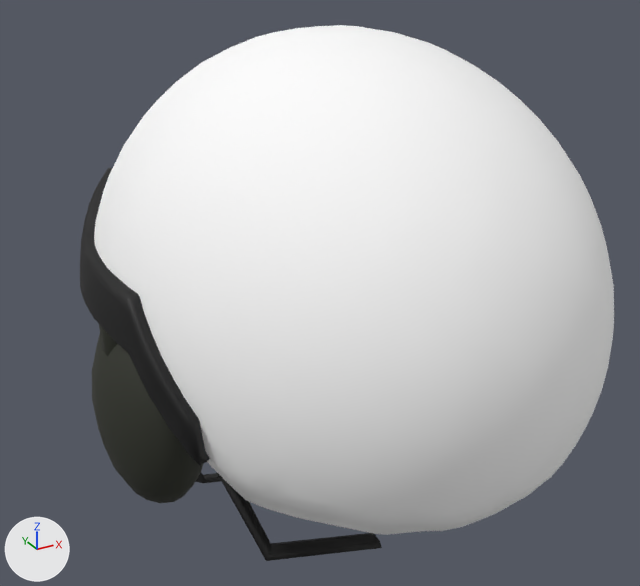
An edit to the glTF model assets/characters/infantry/parts/helmet_covered.glb, drawn before and after from the same camera.
Before and after are seen from a 50 mm camera at (-0.193, -0.344, 0.187) aimed at (0.013, 0.032, -0.001). Arrows for +X, +Y and +Z are at lower left; the lights stay in place. The older version comes first. Objects named as collision shapes, trigger or cutter boxes, shadow casters or lower levels of detail are left out. Vertices at exactly the same position are counted once.

In view in the first picture: 'helmet_covered_LOD0'.
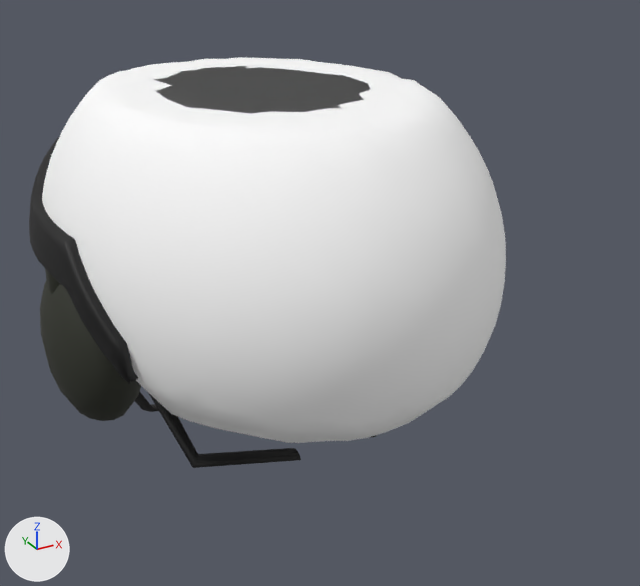
What the commit changed:
me_helmet_covered_lod0 is used by ob_helmet_covered_lod0; location (0.0, 0.0, 0.0).
me_helmet_covered_lod0 had 2818 vertices, 5571 faces and spanned x -0.117..0.117, y -0.145..0.132, z -0.143..0.139.
me_helmet_covered_lod0 now has 2818 vertices, 5571 faces and spans x -0.122..0.122, y -0.076..0.222, z -0.139..0.101.
me_helmet_covered_lod0 part 1: the loose piece of 258 vertices spanning x -0.116..-0.072, y -0.078..0.076, z -0.008..0.07 is scaled about its middle by (1.04, 1.08, 0.97), then moved by (-0.004, 0.08, -0.001).
me_helmet_covered_lod0 part 2: the loose piece of 24 vertices spanning x -0.098..-0.01, y -0.003..0.081, z -0.136..0.023 is scaled about its middle by (1.04, 1.08, 0.97), then moved by (-0.002, 0.083, 0.001).
me_helmet_covered_lod0 part 3: the loose piece of 18 vertices spanning x -0.098..-0.019, y -0.085..-0.027, z -0.072..0.016 is scaled about its middle by (1.04, 1.08, 0.97), then moved by (-0.002, 0.076, 0.0).
me_helmet_covered_lod0 part 4: the loose piece of 146 vertices spanning x -0.117..-0.069, y -0.042..0.038, z -0.068..0.028 is scaled about its middle by (1.04, 1.08, 0.97), then moved by (-0.004, 0.08, 0.0).
me_helmet_covered_lod0 part 5: the loose piece of 24 vertices spanning x -0.111..-0.101, y -0.01..0.006, z -0.003..0.047 is moved by (-0.004, 0.08, -0.001).
me_helmet_covered_lod0 part 6: 1705 of 2818 vertices moved; they spanned x -0.11..0.11, y -0.145..0.118, z -0.038..0.139 and now span x -0.115..0.115, y -0.076..0.207, z -0.037..0.101; mean shift (0.0, 0.078, -0.004); largest move (0.0, 0.118, 0.055) -> (0.0, 0.207, 0.053).
Other edits to the shape of me_helmet_covered_lod0 do not show in these pictures.

Changed parts and their boxes [x1, y1, x2, y2] in the pictures (640 x 586 px; the box of a moved part takes in the faces that stretch with it):
'helmet_covered_LOD0', reshaped (11% narrower, 23% shorter)
    before: [80, 25, 614, 561]
    after: [29, 57, 506, 468]
part 1 of me_helmet_covered_lod0, moved or reshaped
    before: [80, 168, 209, 467]
    after: [29, 137, 138, 384]
part 2 of me_helmet_covered_lod0, moved or reshaped (mostly hidden)
    before: [195, 473, 221, 483]
    after: [135, 392, 159, 412]
part 3 of me_helmet_covered_lod0, moved or reshaped
    before: [217, 473, 382, 561]
    after: [149, 394, 301, 468]
part 4 of me_helmet_covered_lod0, moved or reshaped
    before: [92, 334, 204, 503]
    after: [40, 279, 141, 421]
part 5 of me_helmet_covered_lod0, moved or reshaped
    before: [99, 325, 117, 356]
    after: [45, 269, 60, 294]
part 6 of me_helmet_covered_lod0, moved or reshaped
    before: [94, 25, 614, 535]
    after: [42, 57, 506, 443]
